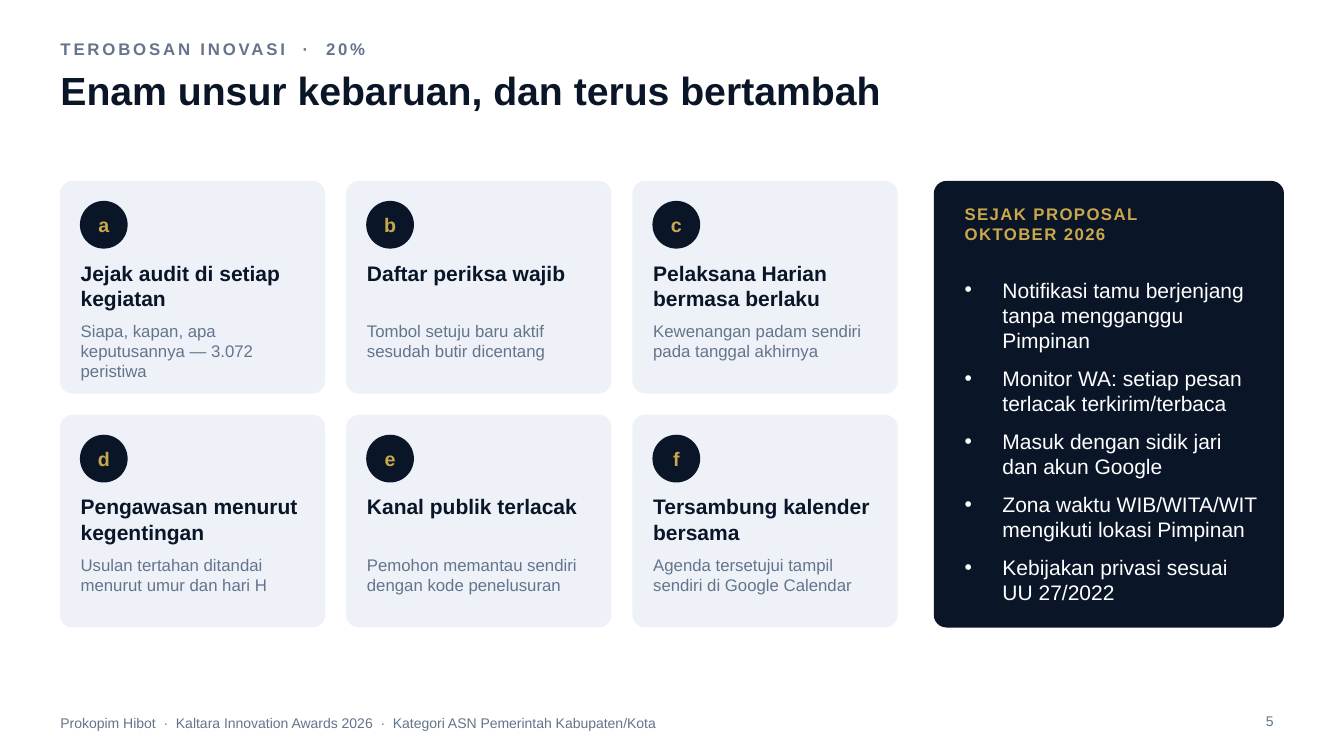
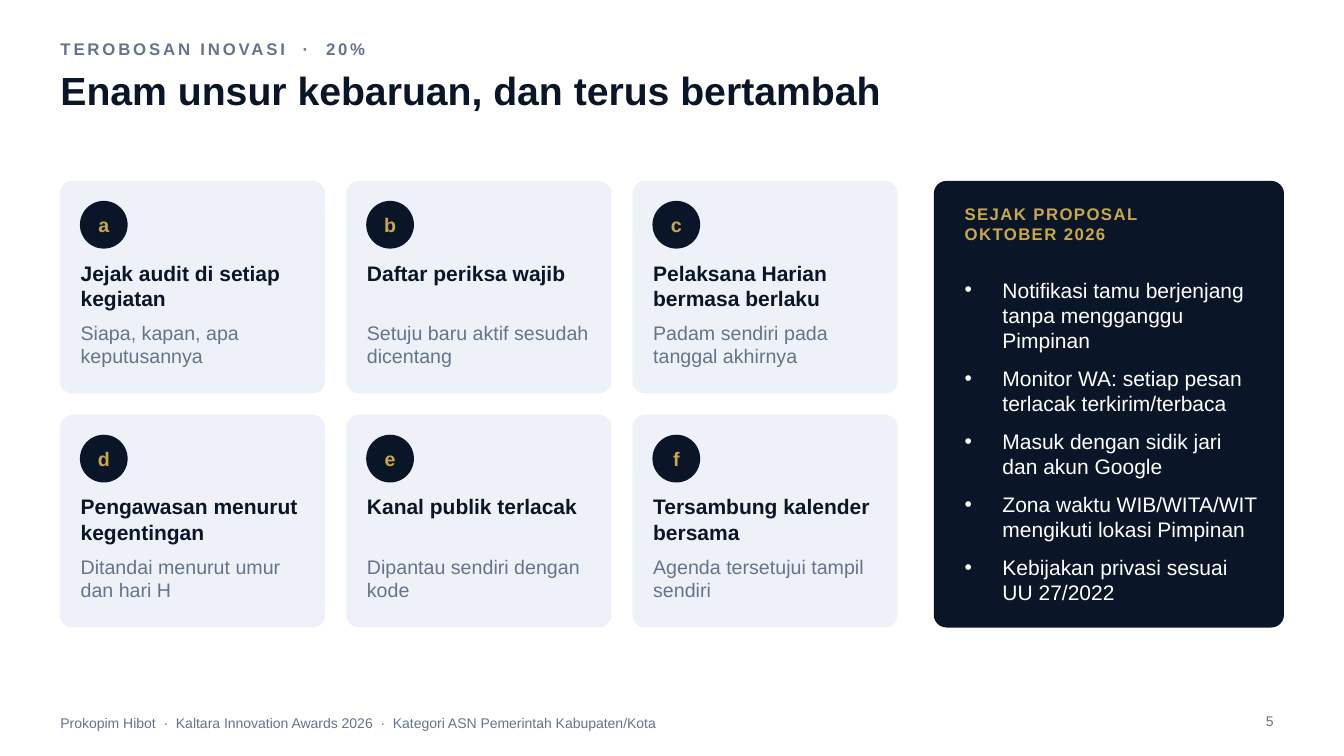
Before and after one commit to ega394/joyful-visuals, a slide deck: slide 5 of docs/lomba/kaltara/Paparan-Prokopim-Hibot-Kaltara-2026.pptx. Drawn at 1344x756 pixels with LibreOffice and Linux fonts; fonts in the diff are those of the drawing; background and template pictures are left out. Boxes give left, top, right and bottom in pixels: in the first picture for what was removed or moved away, otherwise in the second. Text is boxed around its words. In the diff, an @@ line names an element or a change of style, - is before the commit and + after.

```diff
--- a/docs/lomba/kaltara/Paparan-Prokopim-Hibot-Kaltara-2026.pptx
+++ b/docs/lomba/kaltara/Paparan-Prokopim-Hibot-Kaltara-2026.pptx
@@ text at (x1=81, y1=326, x2=239, y2=367): text changed; size 12 to 14 pt @@
-Siapa, kapan, apa keputusannya — 3.072 peristiwa
+Siapa, kapan, apa keputusannya
@@ text at (x1=367, y1=326, x2=588, y2=367): text changed; size 12 to 14 pt @@
-Tombol setuju baru aktif sesudah butir dicentang
+Setuju baru aktif sesudah dicentang
@@ text at (x1=653, y1=326, x2=828, y2=367): text changed; size 12 to 14 pt @@
-Kewenangan padam sendiri pada tanggal akhirnya
+Padam sendiri pada tanggal akhirnya
@@ text at (x1=81, y1=560, x2=281, y2=597): text changed; size 12 to 14 pt @@
-Usulan tertahan ditandai menurut umur dan hari H
+Ditandai menurut umur dan hari H
@@ text at (x1=367, y1=560, x2=580, y2=597): text changed; size 12 to 14 pt @@
-Pemohon memantau sendiri dengan kode penelusuran
+Dipantau sendiri dengan kode
@@ text at (x1=653, y1=560, x2=863, y2=597): text changed; size 12 to 14 pt @@
-Agenda tersetujui tampil sendiri di Google Calendar
+Agenda tersetujui tampil sendiri
```
Also in this commit, not shown: 9 other slides changed, 28 other files.
